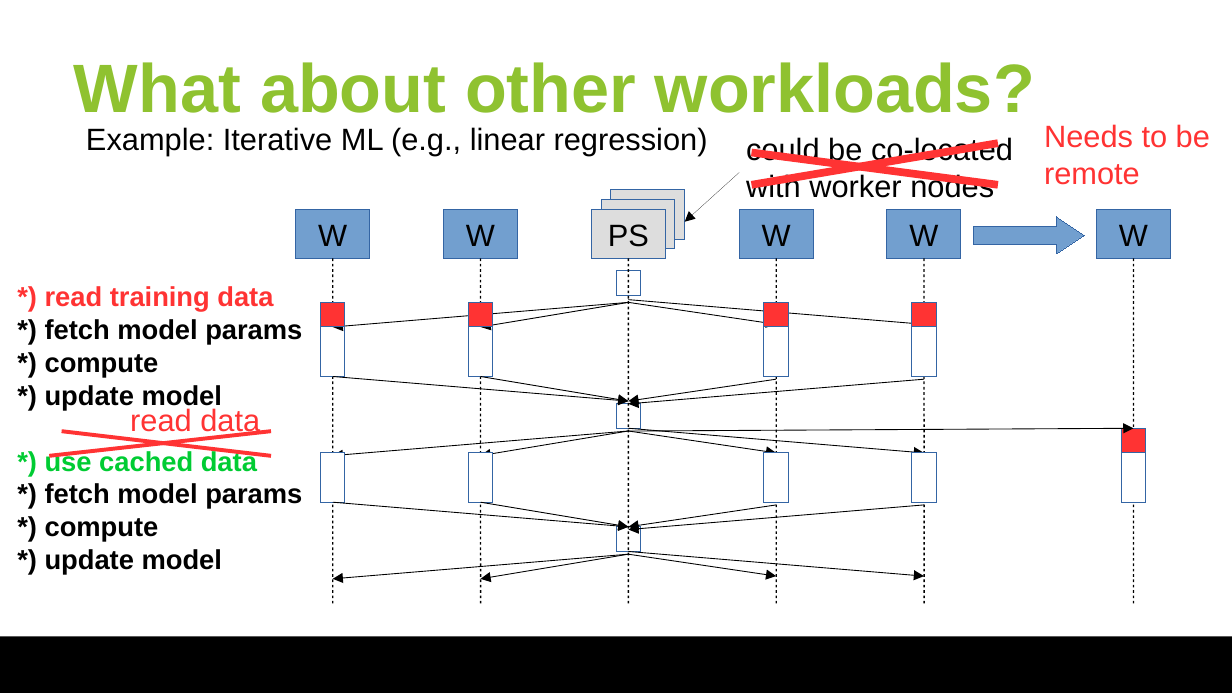
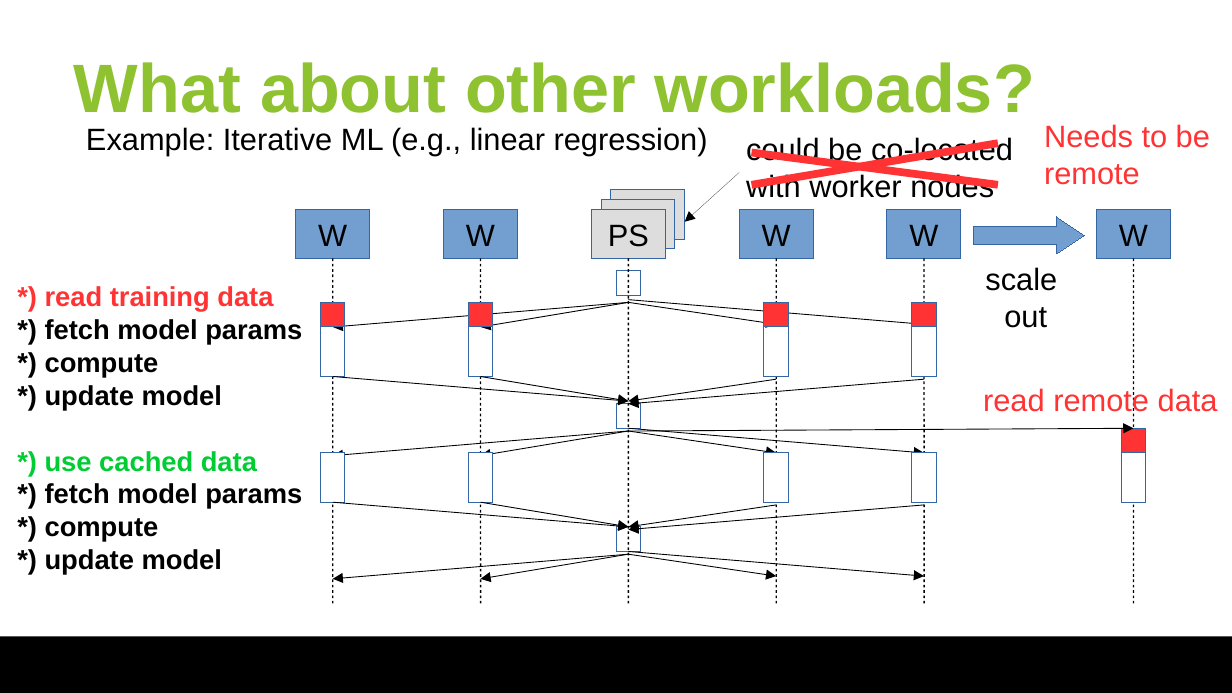
Before and after one commit to huangyibo/spark-summit-18, a slide deck: slide 13 of slides/spark-summit-18.odp. Drawn at 1232x693 pixels with LibreOffice and Linux fonts; fonts in the diff are those of the drawing; background and template pictures are left out. Boxes give left, top, right and bottom in pixels: in the first picture for what was removed or moved away, otherwise in the second. Text is boxed around its words. In the diff, an @@ line names an element or a change of style, - is before the commit and + after.

```diff
--- a/slides/spark-summit-18.odp
+++ b/slides/spark-summit-18.odp
@@ text added at box(985, 267, 1057, 328), 18 pt, text #000000 @@
+scale
+out
@@ text at box(983, 387, 1218, 417): text changed @@
-read data
+read remote data
@@ line removed from (271, 431) to (49, 456) @@
@@ line removed from (271, 456) to (62, 431) @@
```
Also in this commit, not shown: 1 other slide changed, 1 slide added.
